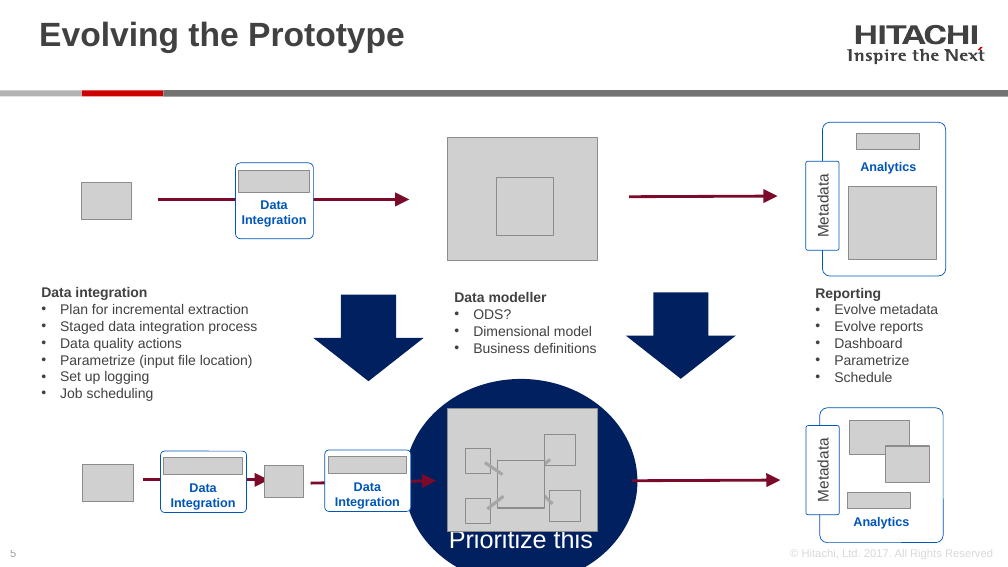
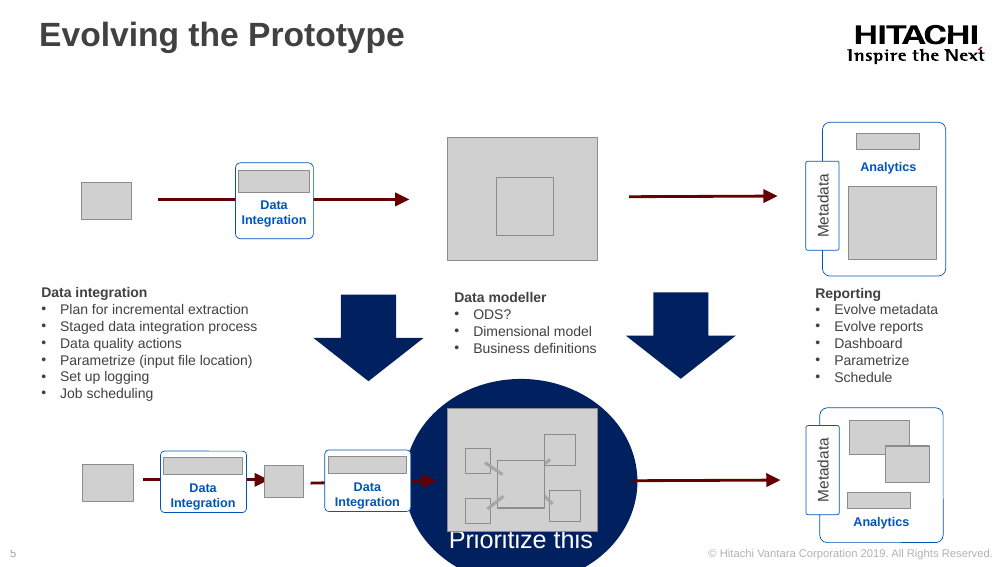
Before and after one commit to jporeilly/Partner-Workshop, a slide deck: slide 5 of Day3/Presentation/Hitachi Vantara - Pentaho Partner - Day 3.pptx. Drawn at 1008x567 pixels with LibreOffice and Linux fonts; fonts in the diff are those of the drawing; grey boxes stand for pictures; background and template pictures are left out. Boxes give left, top, right and bottom in pixels: in the first picture for what was removed or moved away, otherwise in the second. Text is boxed around its words. In the diff, an @@ line names an element or a change of style, - is before the commit and + after.

```diff
--- a/Day3/Presentation/Hitachi Vantara - Pentaho Partner - Day 3.pptx
+++ b/Day3/Presentation/Hitachi Vantara - Pentaho Partner - Day 3.pptx
@@ fill #414141 to #000000 in 22 elements at (x1=949, y1=25, x2=969, y2=43), (x1=886, y1=25, x2=906, y2=43), (x1=902, y1=25, x2=925, y2=43), (x1=972, y1=25, x2=977, y2=43), (x1=856, y1=25, x2=876, y2=43), (x1=880, y1=25, x2=885, y2=43), (x1=924, y1=25, x2=946, y2=44), (x1=847, y1=49, x2=852, y2=61), (x1=854, y1=52, x2=863, y2=60), (x1=866, y1=52, x2=872, y2=60), (x1=873, y1=52, x2=883, y2=65), (x1=884, y1=52, x2=888, y2=60), (x1=886, y1=49, x2=889, y2=51), (x1=890, y1=52, x2=897, y2=60), (x1=898, y1=52, x2=906, y2=60), (x1=919, y1=48, x2=928, y2=60), (x1=931, y1=52, x2=939, y2=60), (x1=912, y1=50, x2=918, y2=61), (x1=944, y1=49, x2=958, y2=61), (x1=960, y1=52, x2=968, y2=60), (x1=979, y1=50, x2=985, y2=61), (x1=968, y1=52, x2=978, y2=60) @@
@@ rectangle added at (x1=0, y1=88, x2=1008, y2=106), fill #FFFFFF @@
@@ rectangle removed at (x1=82, y1=91, x2=163, y2=97) @@
@@ arrow (158, 200) - (409, 200): stroke #7C0B2B 2 pt to #650000 2 pt @@
@@ arrow (629, 197) - (777, 197): stroke #7C0B2B 2 pt to #650000 2 pt @@
@@ arrow (143, 480) - (269, 480): stroke #7C0B2B 2 pt to #650000 2 pt @@
@@ arrow (310, 483) - (436, 481): stroke #7C0B2B 2 pt to #650000 2 pt @@
@@ arrow (632, 481) - (780, 480): stroke #7C0B2B 2 pt to #650000 2 pt @@
@@ text at (x1=720, y1=549, x2=993, y2=559): text changed; text colour #B3B3B3 at 50% opacity to #B3B3B3 @@
-© Hitachi, Ltd. 2017. All Rights Reserved
+© Hitachi Vantara Corporation 2019. All Rights Reserved.
```
Also in this commit, not shown: 8 other slides changed, 4 slides added, 2 other files.
